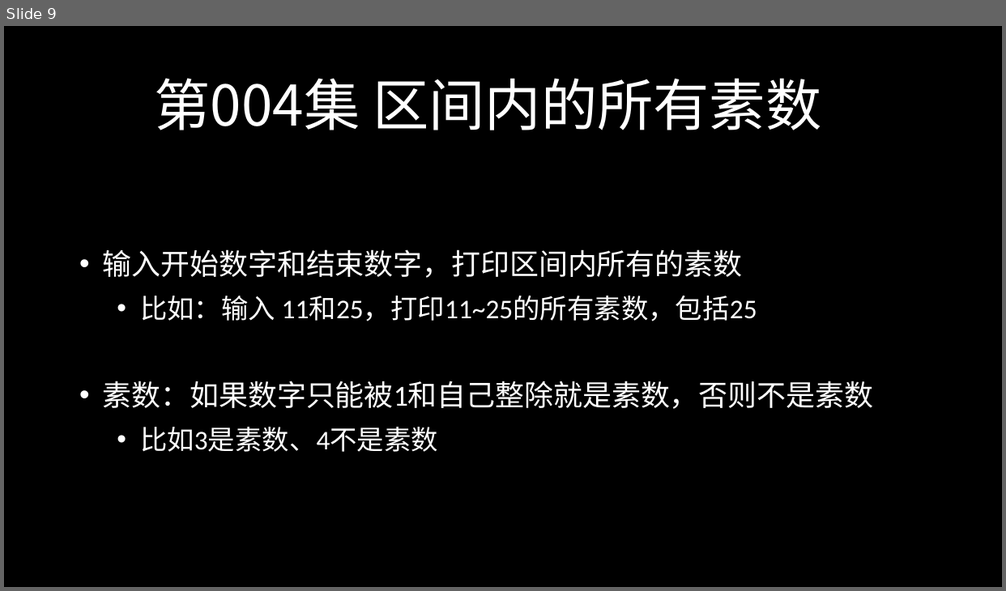
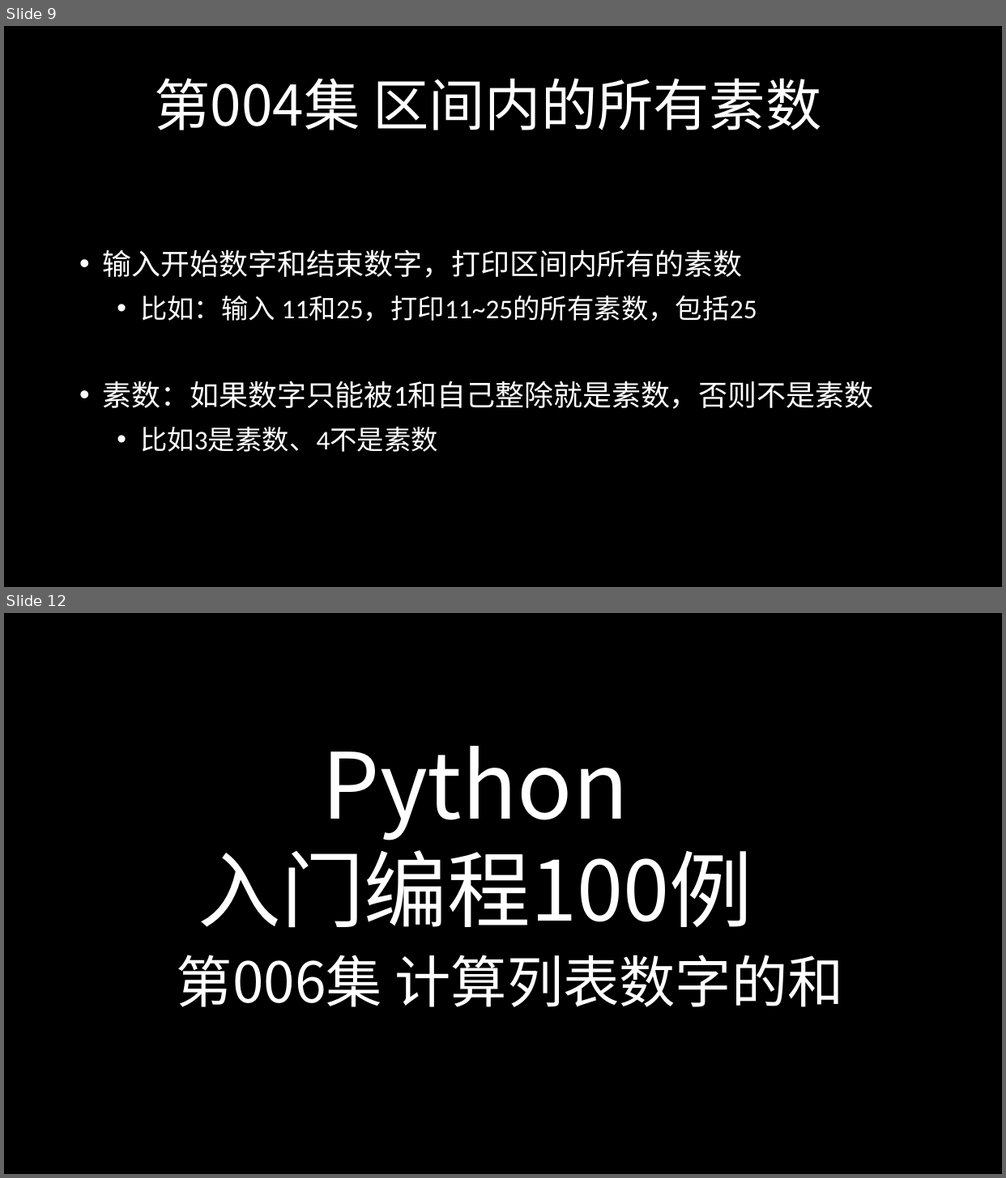
Before and after one commit to peiss/ant-learn-python-100P, a slide deck: docs/Python入门编程100例.pptx. Shown one above the other, each under a label of ours: slide 9 before the commit, slides 9 and 12 after it; the slides between them are not shown. The pictures are 1006x591 and 1006x1178 pixels, drawn with LibreOffice and Linux fonts; fonts in the diff are those of the drawing; background and template pictures are left out. Boxes give left, top, right and bottom in pixels: in the first picture for what was removed or moved away, otherwise in the second. Text is boxed around its words. In the diff, an @@ line names an element or a change of style, - is before the commit and + after.

```diff
--- a/docs/Python入门编程100例.pptx
+++ b/docs/Python入门编程100例.pptx
@@ slide 12 added at <box>4,613,1002,1174</box>, background picture (left out) @@
@@ text added at <box>198,746,753,928</box>, 80 pt, text #FFFFFF @@
+Python
+入门编程100例
@@ text added at <box>177,955,844,1007</box>, 54 pt, text #FFFFFF @@
+第006集 计算列表数字的和
```
Also in this commit, not shown: 3 other slides added, 1 other file.
